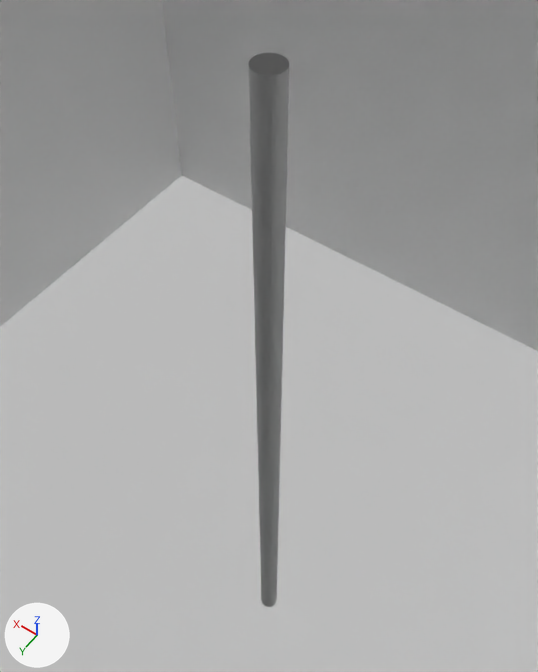
One commit to the Blender file stimulus/ten_post_stimulus.blend: the scene before it, then after it.
Both versions are drawn from a 50 mm lens placed at (-0.496, 0.694, 1.533), pointed at (0.124, -0.174, 0.167). Arrows for +X, +Y and +Z are at lower left; the lights stay in place.
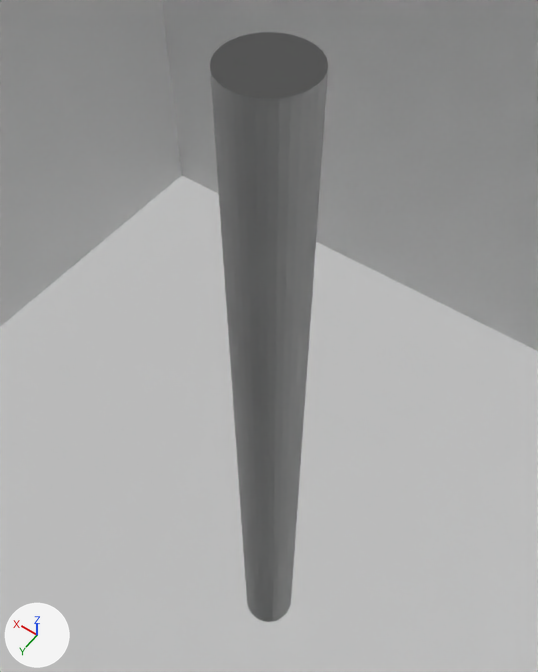
Edits to the scene script, one JSON object a line:
```json
{"op": "set", "path": "ob_cylinder4.scale", "old": "(0.026, 0.026, 1.0)", "new": "(0.075, 0.075, 1.0)"}
{"op": "set", "path": "ob_cylinder8.scale", "old": "(0.026, 0.026, 1.0)", "new": "(0.075, 0.075, 1.0)"}
```

Changed parts and their boxes [x1, y1, x2, y2] in the pictures (538 x 672 px):
```json
{"object": "Cylinder4", "change": "rescaled", "after": [210, 32, 328, 622], "on screen": "not visible before"}
{"object": "Cylinder8", "change": "rescaled", "after": [210, 32, 327, 614], "on screen": "not visible before"}
{"object": "Cylinder1", "change": "unchanged, covered by the edit", "before": [248, 53, 289, 607]}
{"object": "Cylinder0", "change": "unchanged, covered by the edit", "before": [248, 52, 289, 592]}
```
